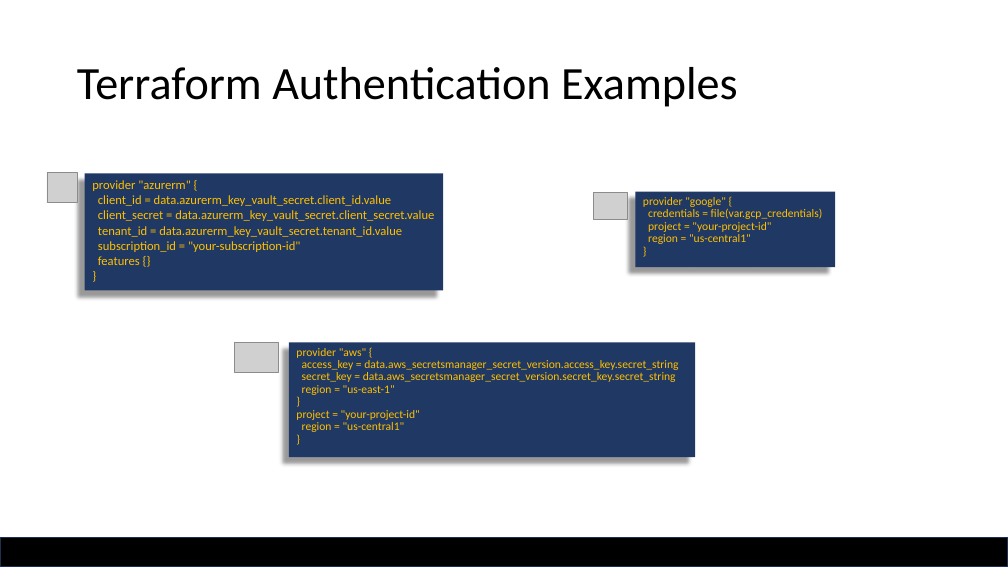
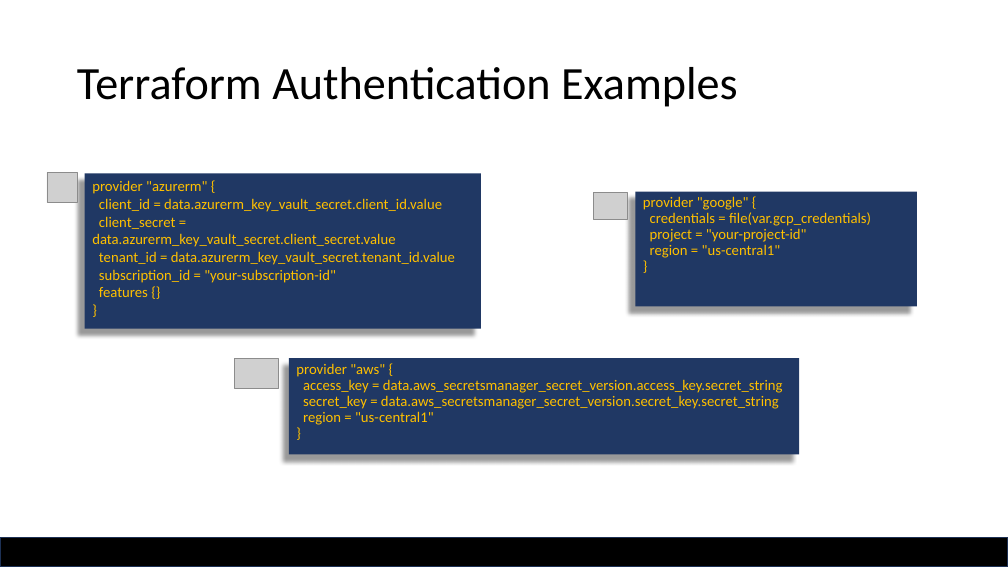
Before and after one commit to qatip/tf-int-trainers, a slide deck: slide 9 of module_3_cloud_authentication.pptx. Drawn at 1008x567 pixels with LibreOffice and Linux fonts; fonts in the diff are those of the drawing; grey boxes stand for pictures; background and template pictures are left out. Boxes give left, top, right and bottom in pixels: in the first picture for what was removed or moved away, otherwise in the second. Text is boxed around its words. In the diff, an @@ line names an element or a change of style, - is before the commit and + after.

```diff
--- a/module_3_cloud_authentication.pptx
+++ b/module_3_cloud_authentication.pptx
@@ rectangle "provider "azurerm" {": place and size @@
-rectangle "provider "azurerm" {" at bbox=[85, 173, 443, 290]
+rectangle "provider "azurerm" {" at bbox=[85, 173, 481, 329]
@@ rectangle "provider "azurerm" {" at bbox=[85, 173, 481, 329]: size 12 to 14 pt @@
@@ rectangle "provider "google" {": place and size @@
-rectangle "provider "google" {" at bbox=[636, 191, 836, 267]
+rectangle "provider "google" {" at bbox=[636, 191, 917, 306]
@@ rectangle "provider "google" {" at bbox=[636, 191, 917, 306]: size 11 to 14 pt @@
@@ picture: place and size @@
-picture at bbox=[235, 343, 278, 373]
+picture at bbox=[235, 358, 278, 389]
@@ text "provider "aws" {" at bbox=[289, 358, 799, 454]: size 11 to 14 pt @@
@@ text "provider "aws" {": place and size @@
-text "provider "aws" {" at bbox=[289, 343, 695, 457]
+text "provider "aws" {" at bbox=[289, 358, 799, 454]
@@ text at bbox=[296, 385, 420, 420]: paragraphs removed @@
-region = "us-east-1"
-}
-project = "your-project-id"
```
Also in this commit, not shown: 7 slides added, 1 other file.
